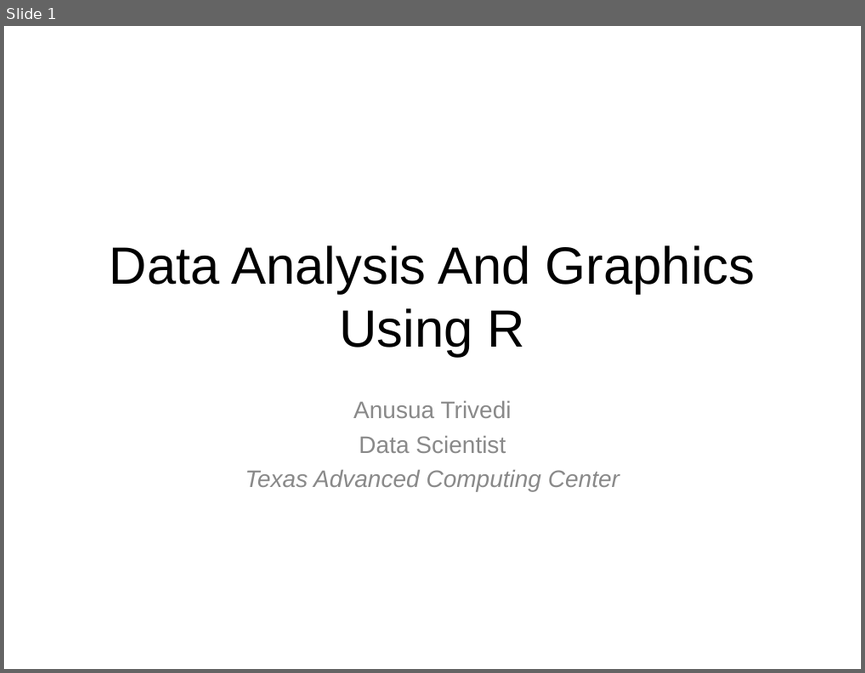
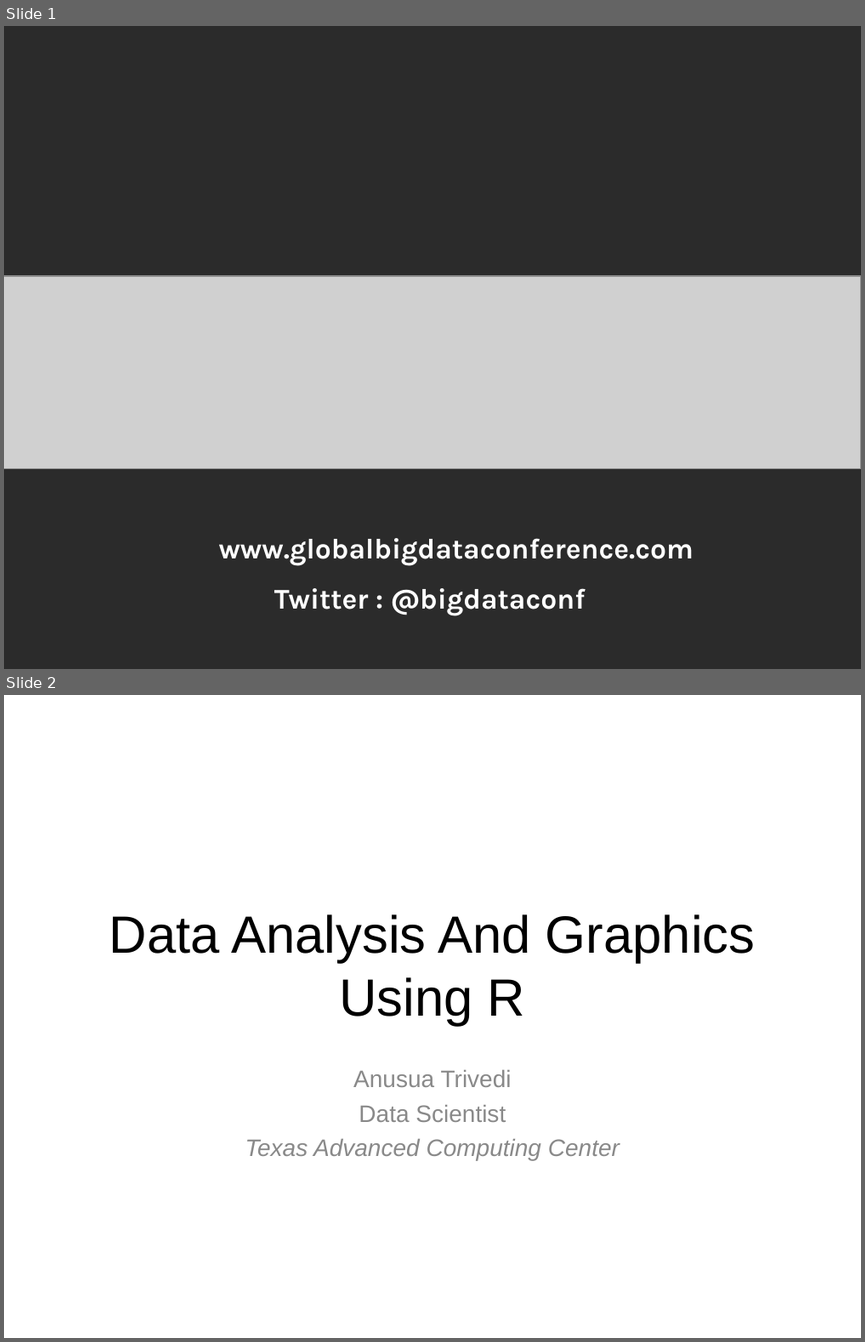
Before and after one commit to perrajuv/Data_Analysis_in_R, a slide deck: R_Tutorial/presentation/R_Tutorial.ppt. Shown one above the other, each under a label of ours: slide 1 before the commit, slides 1 and 2 after it. The pictures are 865x673 and 865x1342 pixels, drawn with LibreOffice and Linux fonts; fonts in the diff are those of the drawing; grey boxes stand for pictures; background and template pictures are left out; a plain dark background stands for a picture behind light text. Boxes give left, top, right and bottom in pixels: in the first picture for what was removed or moved away, otherwise in the second. Text is boxed around its words. In the diff, an @@ line names an element or a change of style, - is before the commit and + after.

Commit message:
6th commit

```diff
--- a/R_Tutorial/presentation/R_Tutorial.ppt
+++ b/R_Tutorial/presentation/R_Tutorial.ppt
@@ slide 1 added at (x1=4, y1=26, x2=861, y2=669), background picture (left out) @@
@@ picture added at (x1=4, y1=276, x2=861, y2=469) @@
@@ text added at (x1=219, y1=538, x2=694, y2=566), 24 pt, text #FFFFFF, bold @@
+www.globalbigdataconference.com
@@ text added at (x1=274, y1=588, x2=585, y2=616), 24 pt, text #FFFFFF, bold @@
+Twitter : @bigdataconf
@@ what was slide 1 is now slide 2 @@
```
